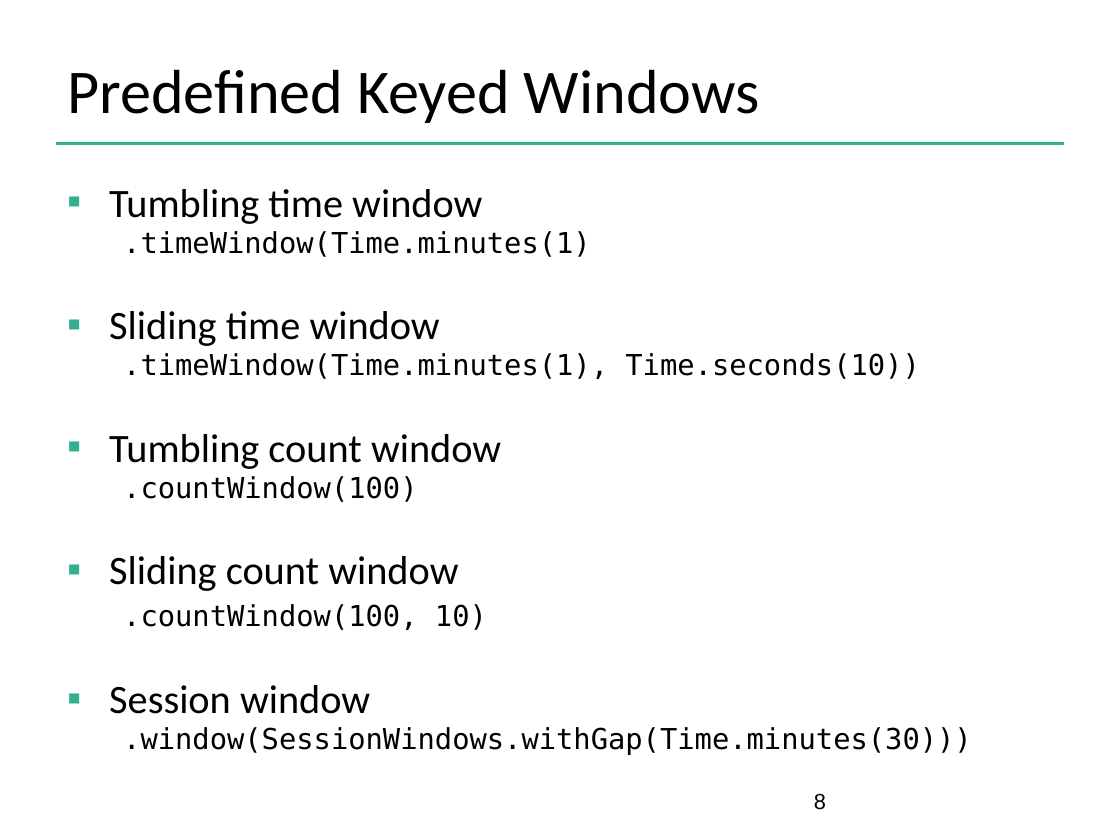
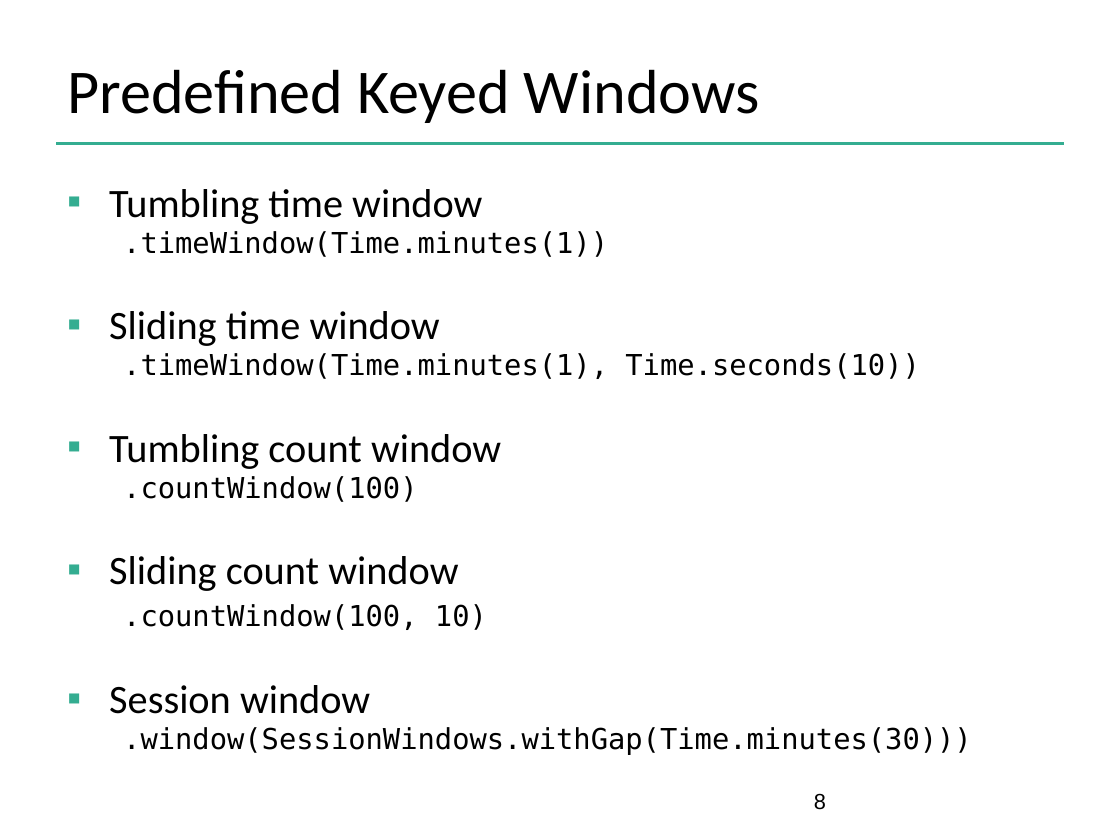
Before and after one commit to dataArtisans/flink-training-web, a slide deck: slide 8 of slides/flink_stream_windows.pptx. Drawn at 1120x840 pixels with LibreOffice and Linux fonts; fonts in the diff are those of the drawing; background and template pictures are left out. Boxes give left, top, right and bottom in pixels: in the first picture for what was removed or moved away, otherwise in the second. Text is boxed around its words. In the diff, an @@ line names an element or a change of style, - is before the commit and + after.

Commit message:
fixed a typo

```diff
--- a/slides/flink_stream_windows.pptx
+++ b/slides/flink_stream_windows.pptx
@@ text at bbox=[123, 231, 608, 257]: text changed @@
-  .timeWindow(Time.minutes(1)
+  .timeWindow(Time.minutes(1))
```
